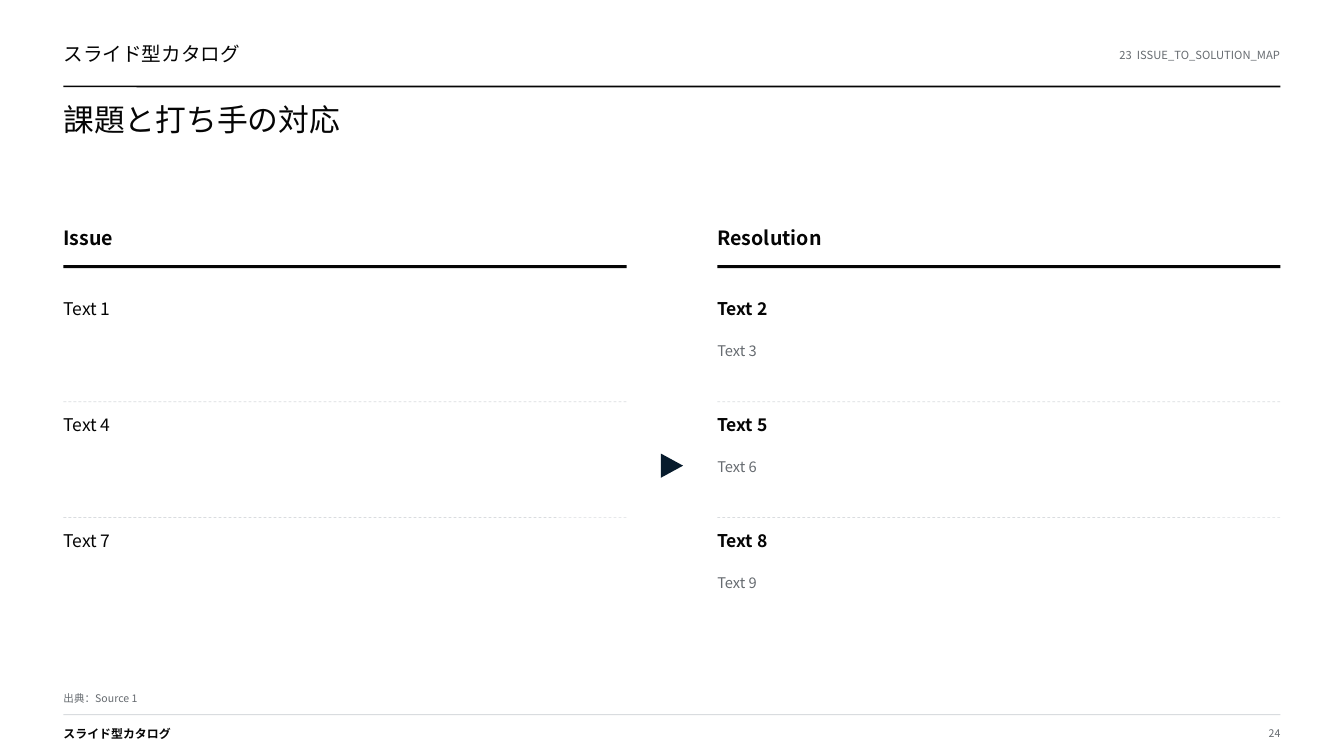
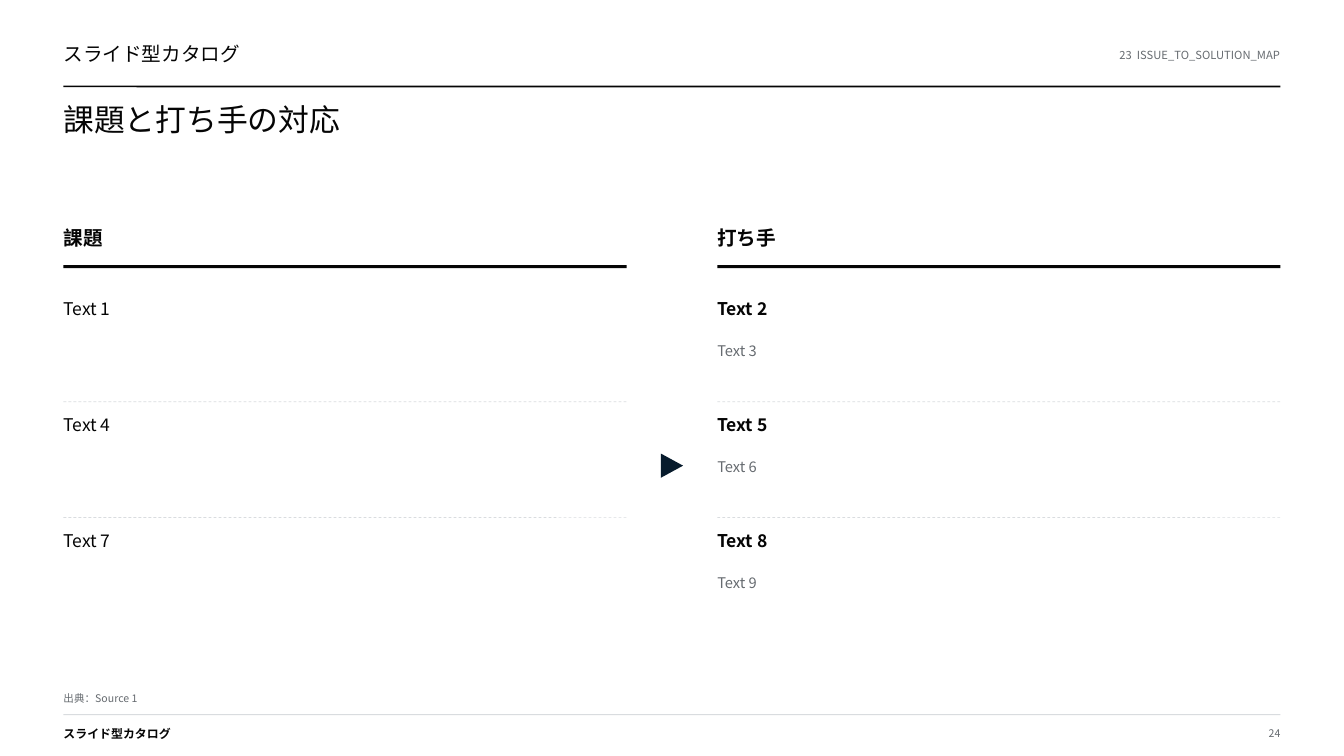
Before and after one commit to gozen3ji/consulting-pptx-skill, a slide deck: slide 24 of assets/SuperTemplate_36type.pptx. Drawn at 1344x756 pixels with LibreOffice and Linux fonts; fonts in the diff are those of the drawing. Boxes give left, top, right and bottom in pixels: in the first picture for what was removed or moved away, otherwise in the second. Text is boxed around its words. In the diff, an @@ line names an element or a change of style, - is before the commit and + after.

```diff
--- a/assets/SuperTemplate_36type.pptx
+++ b/assets/SuperTemplate_36type.pptx
@@ text at <box>63,225,102,251</box>: text changed @@
-Issue
+課題
@@ text at <box>717,228,776,247</box>: text changed @@
-Resolution
+打ち手
```
Also in this commit, not shown: 7 other slides changed, 1 other file.
